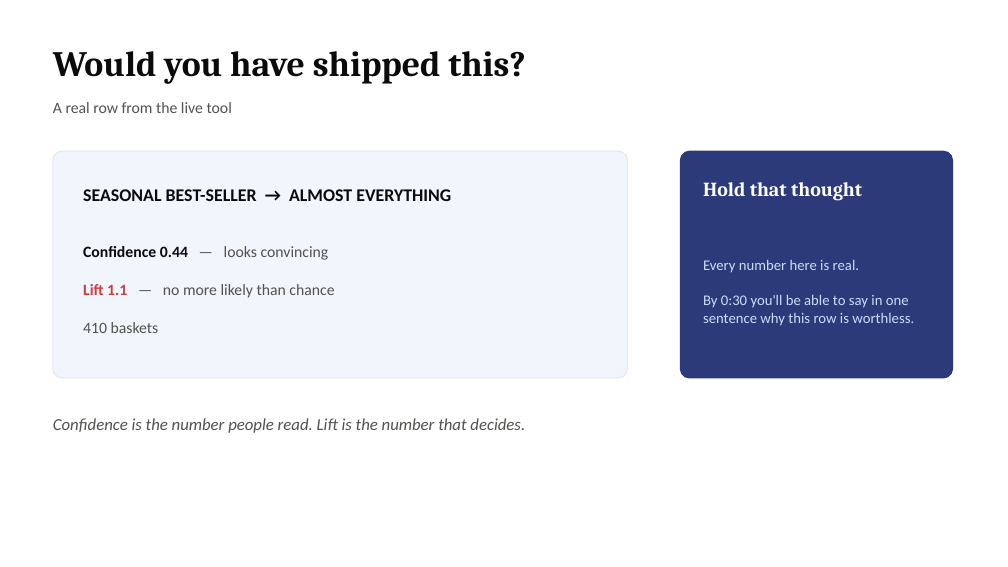
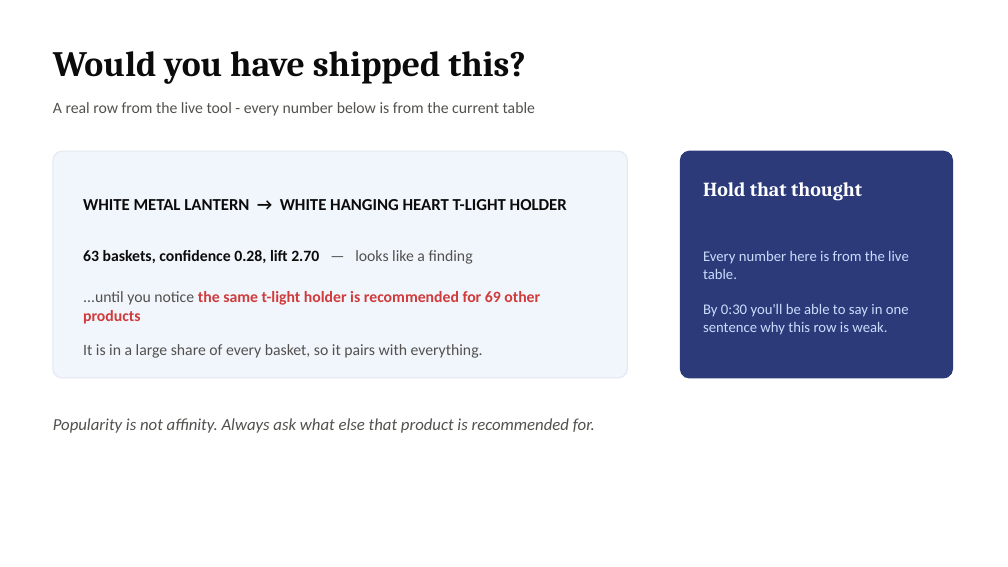
Before and after one commit to Kenchch/retail-ai-pipeline, a slide deck: slide 2 of workshop/ai_literacy_workshop.pptx. Drawn at 1008x567 pixels with LibreOffice and Linux fonts; fonts in the diff are those of the drawing. Boxes give left, top, right and bottom in pixels: in the first picture for what was removed or moved away, otherwise in the second. Text is boxed around its words. In the diff, an @@ line names an element or a change of style, - is before the commit and + after.

Commit message:
Correct two documented example rows and declare numpy
The user guide quoted the confidence for the wrong direction of a pair (0.66 is blue to pink; pink to blue is 0.85), and the workshop example was not a row the pipeline produces. Both now use rows taken from the current output, with the best-seller effect illustrated by a product that really is recommended for 69 others. Also declares numpy, which was imported but not listed, and drops an unused constant.

```diff
--- a/workshop/ai_literacy_workshop.pptx
+++ b/workshop/ai_literacy_workshop.pptx
@@ text at box(53, 102, 535, 116): text changed @@
-A real row from the live tool
+A real row from the live tool - every number below is from the current table
@@ text at box(83, 199, 567, 210): text changed; size 17 to 16 pt @@
-SEASONAL BEST-SELLER → ALMOST EVERYTHING
+WHITE METAL LANTERN → WHITE HANGING HEART T-LIGHT HOLDER
@@ text at box(83, 250, 473, 264): text changed; text colour #52514E to #0B0B0B; bold on @@
-Confidence 0.44 — looks convincing
+63 baskets, confidence 0.28, lift 2.70 — looks like a finding
@@ text at box(703, 251, 909, 335): text changed @@
-Every number here is real.
-By 0:30 you'll be able to say in one sentence why this row is worthless.
+Every number here is from the live table.
+By 0:30 you'll be able to say in one sentence why this row is weak.
@@ text at box(83, 291, 540, 324): text changed; text colour #52514E to #D03B3B; bold on @@
-Lift 1.1 — no more likely than chance
+...until you notice the same t-light holder is recommended for 69 other products
@@ text at box(83, 344, 483, 358): text changed @@
-410 baskets
+It is in a large share of every basket, so it pairs with everything.
@@ text at box(53, 418, 595, 433): text changed @@
-Confidence is the number people read. Lift is the number that decides.
+Popularity is not affinity. Always ask what else that product is recommended for.
```
Also in this commit, not shown: 1 other slide changed, 6 other files.
